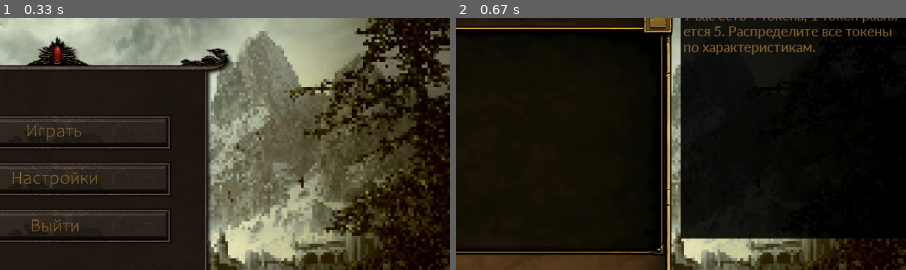
Above: before the commit, frames 1-2 (left to right).
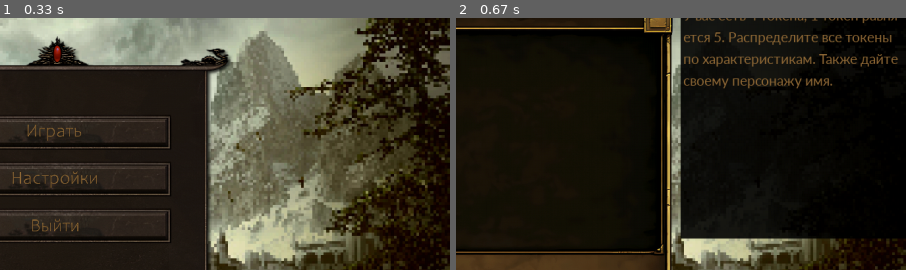
Above: after the commit, the same moments.

Repository: Anglex555/pygame-rpg
Game: pygame game, started from main_menu.py
The game is run twice, just before and just after one commit, with the same random seed, the same clock (stepped at 60 frames per second) and the same inputs.
Inputs (mouse positions are % of the whole screen's width and height, from its top left):
- Up to frame 1 (0.33 s): no input
- Up to frame 2 (0.67 s): press the mouse at (50, 31) at 0.37 s; move the mouse to (34, 52) at 0.47 s; release the mouse at (19, 73) at 0.6 s
The pictures show only the part of the screen within x 44-94%, y 9-59%; the shares and areas given below are measured in that part.

Frame 1 is identical in both runs. In frame 2, 3.1% of the frame differs, in the area x 50-99%, y 3-29%.

Commit message:
rebuilt hint text construction

Diff:
--- a/character_editor.py
+++ b/character_editor.py
@@ -29,13 +29,31 @@
 
 characteristics = {'strength': img1, 'endurance': img2, 'iq': img3, 'body_type': img4}
 
-font2 = pygame.font.SysFont('candara', 35)
-hint_text1 = 'У вас есть 4 токена, 1 токен равня-'
-hint_text2 = 'ется 5. Распределите все токены'
-hint_text3 = 'по характеристикам.'
-img_hint_text1 = font2.render(hint_text1, True, font_color2)
-img_hint_text2 = font2.render(hint_text2, True, font_color2)
-img_hint_text3 = font2.render(hint_text3, True, font_color2)
+
+def hint_text_blit(width, height):
+    hint_text = [
+        'У вас есть 4 токена, 1 токен равня-',
+        'ется 5. Распределите все токены',
+        'по характеристикам. Также дайте',
+        'своему персонажу имя.'
+    ]
+
+    with open('what_definition.txt', mode='r', encoding='utf-8') as file:
+        if file.read() == '1920':
+            k = 1
+        else:
+            k = 1.4055636896
+        font2 = pygame.font.SysFont('candara', int(35 // k))
+
+    text_coord = height // 15.8823529412 - 7
+    for line in hint_text:
+        string_rendered = font2.render(line, True, font_color2)
+        intro_rect = string_rendered.get_rect()
+        text_coord += 7
+        intro_rect.top = text_coord
+        intro_rect.x = width // 1.4479638009
+        text_coord += intro_rect.height
+        screen.blit(string_rendered, intro_rect)
 
 
 def load_image(name, colorkey=None):
--- a/main_menu.py
+++ b/main_menu.py
@@ -374,14 +374,7 @@
         character_editor.img2 = character_editor.font1.render('5', True, character_editor.font_color)
         character_editor.img3 = character_editor.font1.render('5', True, character_editor.font_color)
         character_editor.img4 = character_editor.font1.render('5', True, character_editor.font_color)
-        character_editor.img_hint_text = character_editor.font2.render(character_editor.hint_text1,
-                                                                       True, character_editor.font_color2)
-        character_editor.img_hint_text1 = character_editor.font2.render(character_editor.hint_text1,
-                                                                       True, character_editor.font_color2)
-        character_editor.img_hint_text2 = character_editor.font2.render(character_editor.hint_text2,
-                                                                        True, character_editor.font_color2)
-        character_editor.img_hint_text3 = character_editor.font2.render(character_editor.hint_text3,
-                                                                        True, character_editor.font_color2)
+
     connect = sqlite3.connect('game.db')
     cur = connect.cursor()
 
@@ -418,9 +411,7 @@
             screen.blit(character_editor.img2, (width // 1.96721311475, height // 1.51472650771))
             screen.blit(character_editor.img3, (width // 2.09378407852, height // 1.37931034483))
             screen.blit(character_editor.img4, (width // 1.9452887538, height // 1.26909518214))
-            screen.blit(character_editor.img_hint_text1, (width // 1.4479638009, height // 15.8823529412))
-            screen.blit(character_editor.img_hint_text2, (width // 1.4479638009, height // 10.5882352941))
-            screen.blit(character_editor.img_hint_text3, (width // 1.4479638009, height // 7.94117647059))
+            character_editor.hint_text_blit(width, height)
         if is_options:
             with open('what_definition.txt', mode='r', encoding='utf-8') as file:
                 if file.read() == '1920':
